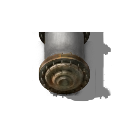
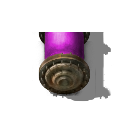
Before/after of a 128×128 layered artwork. What changed in the layer stack:
pixels changed over 44, 32, 85, 60 (layer not identified)
